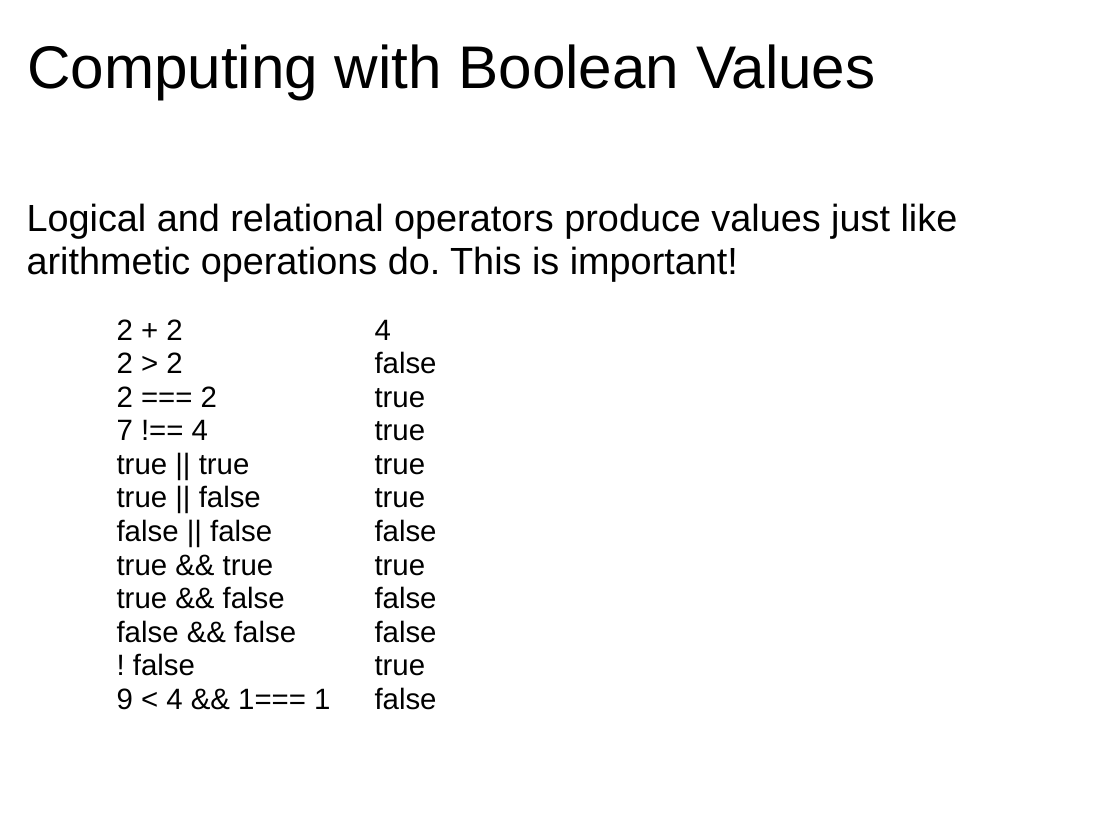
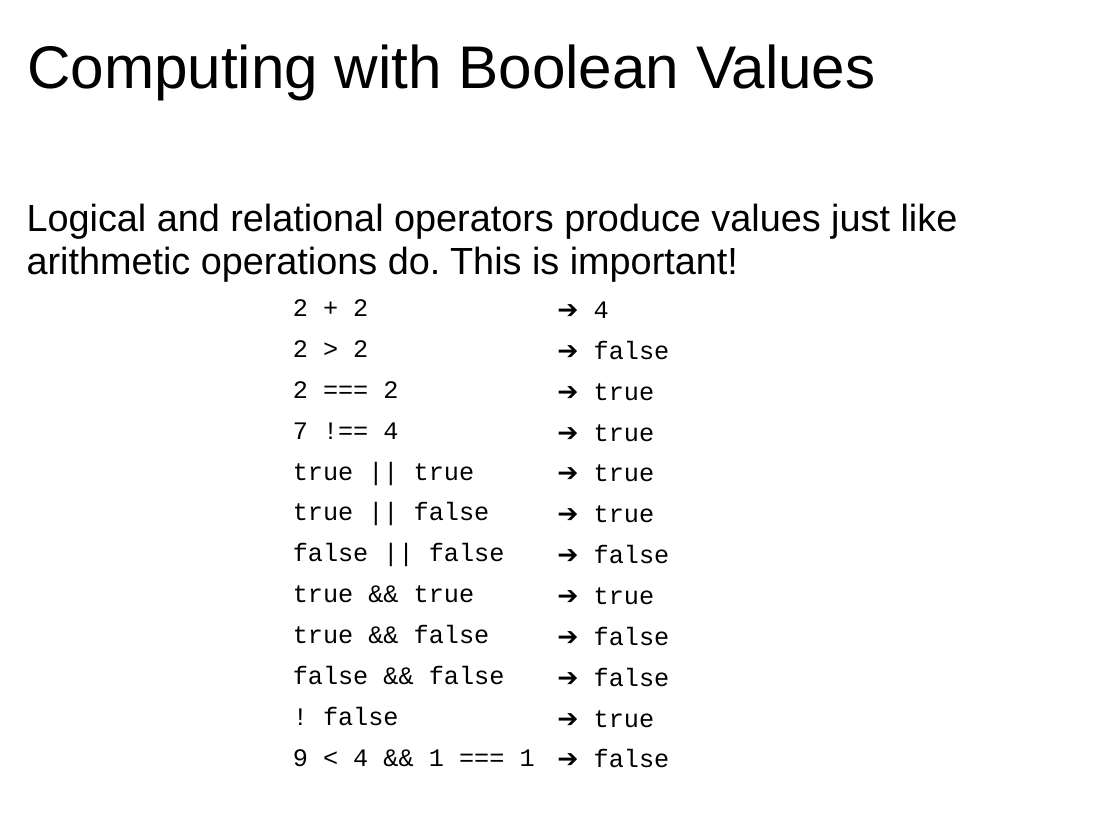
Before and after one commit to dondi/javascript-book, a slide deck: slide 7 of presentations/Chapter_3_Presentation.ppt. Drawn at 1120x840 pixels with LibreOffice and Linux fonts; fonts in the diff are those of the drawing; background and template pictures are left out. Boxes give left, top, right and bottom in pixels: in the first picture for what was removed or moved away, otherwise in the second. Text is boxed around its words. In the diff, an @@ line names an element or a change of style, - is before the commit and + after.

```diff
--- a/presentations/Chapter_3_Presentation.ppt
+++ b/presentations/Chapter_3_Presentation.ppt
@@ table added at [283,290,813,781], 12 rows, 2 columns @@
+2 + 2 | ➔ 4
+2 > 2 | ➔ false
+2 === 2 | ➔ true
+7 !== 4 | ➔ true
+true || true | ➔ true
+true || false | ➔ true
+false || false | ➔ false
+true && true | ➔ true
+true && false | ➔ false
+false && false | ➔ false
+! false | ➔ true
+9 < 4 && 1 === 1 | ➔ false
@@ text removed at [117,319,330,710] @@
-2 + 2
-2 > 2
-2 === 2
-7 !== 4
-true || true
-true || false
-false || false
-true && true
-true && false
-false && false
-! false
-9 < 4 && 1=== 1
@@ text removed at [375,319,437,710] @@
-4
-false
-true
-true
-true
-true
-false
-true
-false
-false
-true
-false
```
Also in this commit, not shown: 21 other slides changed, 1 other file.
